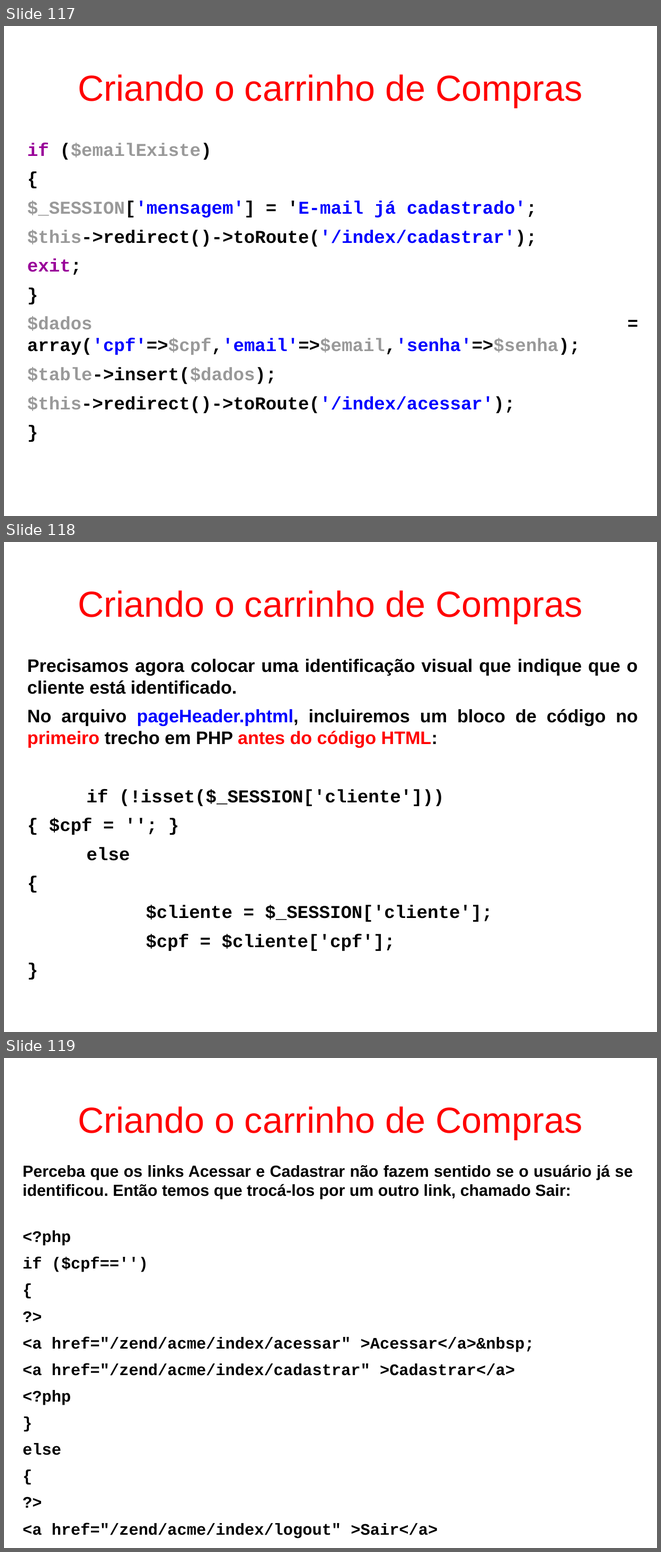
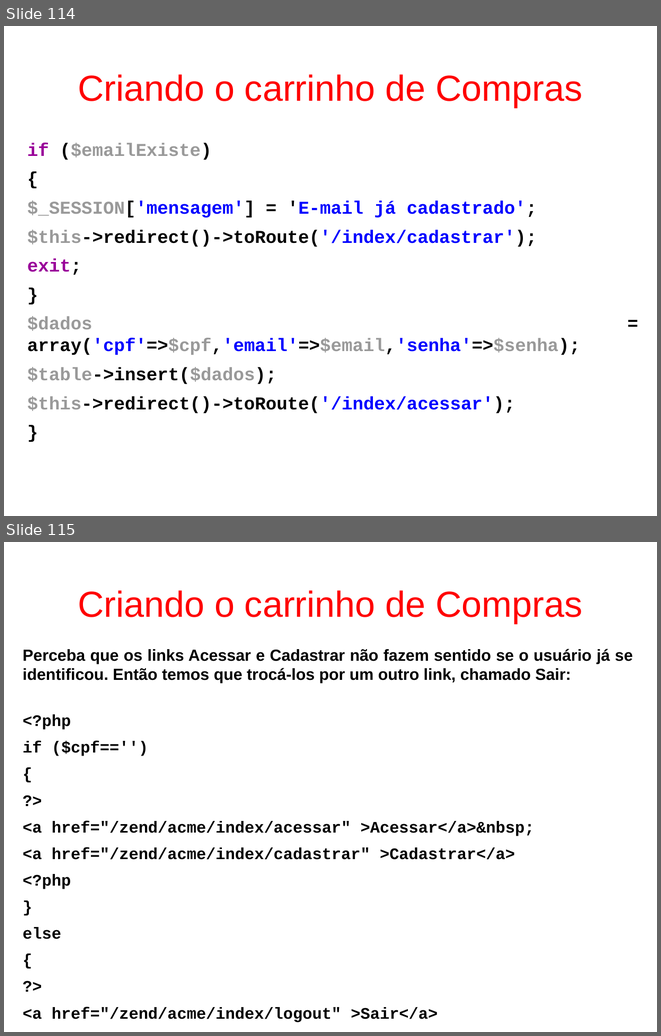
Before and after one commit to fgsl/lojasacme, a slide deck: docs/tutorial.odp. Shown one above the other, each under a label of ours: slides 117, 118 and 119 before the commit, slides 114 and 115 after it. The pictures are 661x1552 and 661x1036 pixels, drawn with LibreOffice and Linux fonts; fonts in the diff are those of the drawing. Boxes give left, top, right and bottom in pixels: in the first picture for what was removed or moved away, otherwise in the second. Text is boxed around its words. In the diff, an @@ line names an element or a change of style, - is before the commit and + after.

```diff
--- a/docs/tutorial.odp
+++ b/docs/tutorial.odp
@@ slide 118 removed at (4,542,657,1032), background #FFFFFF @@
@@ title removed at (78,590,582,623) @@
-Criando o carrinho de Compras
@@ text removed at (27,659,638,951) @@
-Precisamos agora colocar uma identificação visual que indique que o cliente está identificado.
-No arquivo pageHeader.phtml, incluiremos um bloco de código no primeiro trecho em PHP antes do código HTML:
-if (!isset($_SESSION['cliente']))
-{ $cpf = ''; }
-else
-{
-$cliente = $_SESSION['cliente'];
-$cpf = $cliente['cpf'];
-}
@@ what was slide 117 is now slide 114 @@
@@ what was slide 119 is now slide 115 @@
```
Also in this commit, not shown: 1 slide changed, 4 other slides removed, 11 other files.
